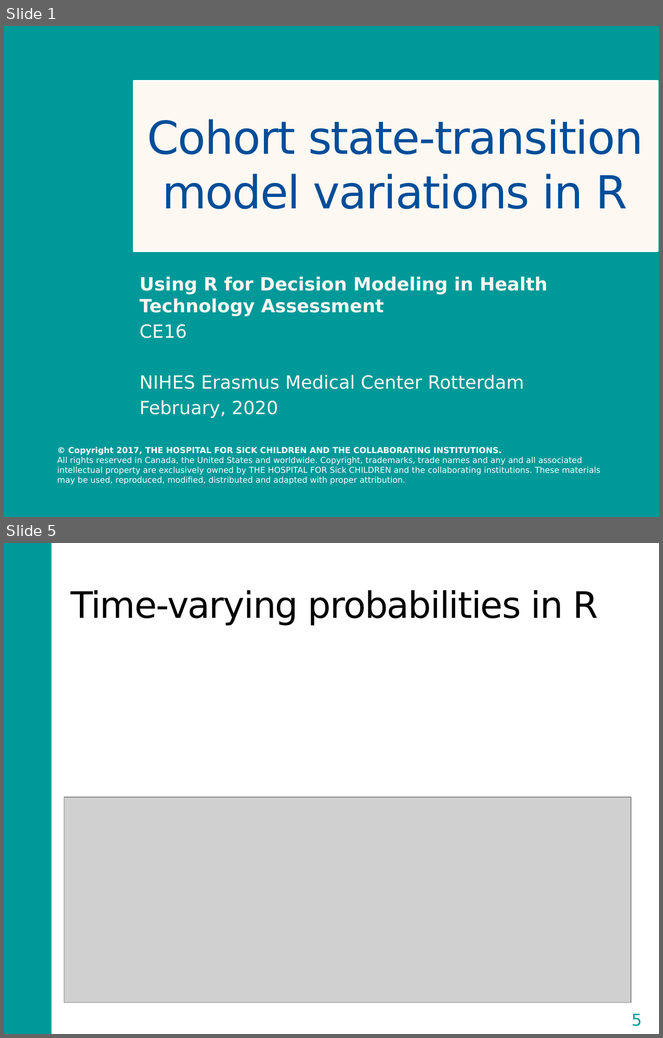
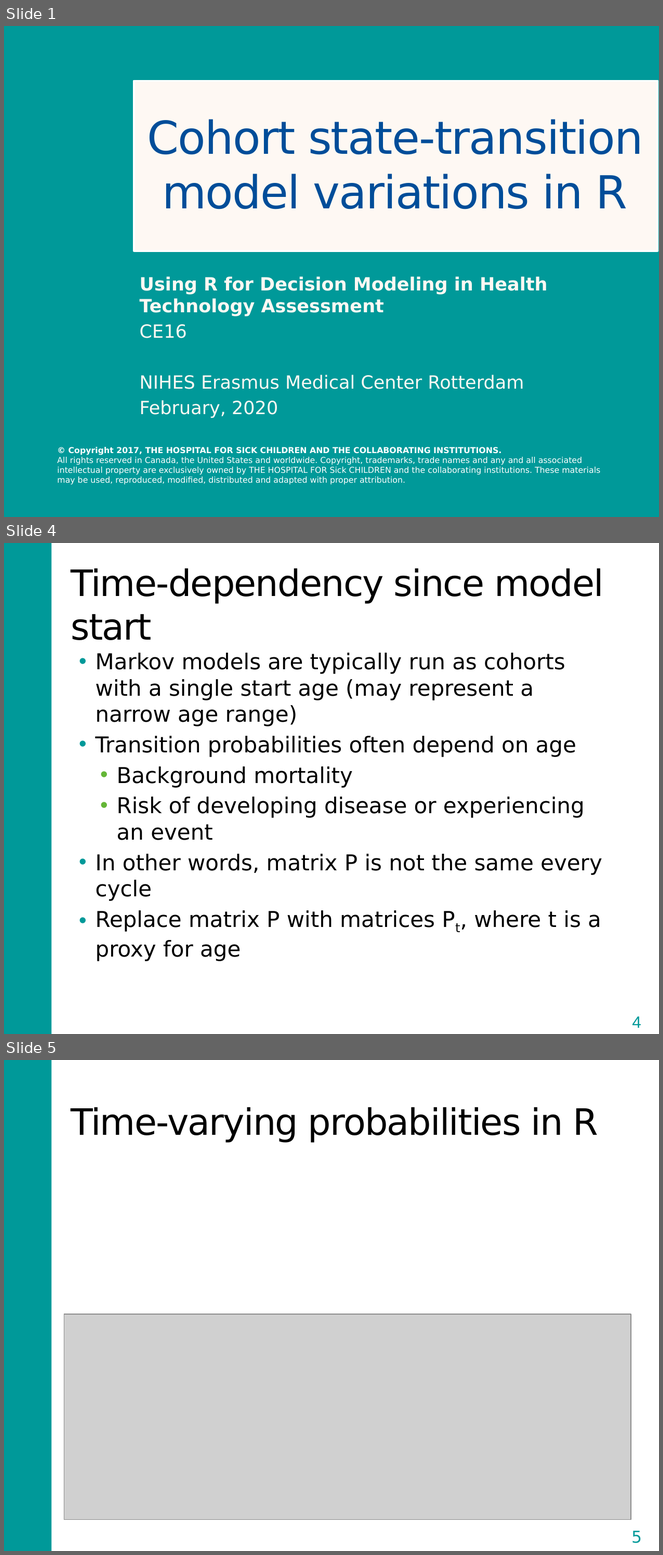
Before and after one commit to DARTH-git/Course-Modularization, a slide deck: Markov models/Slides/Markov Model Variants.pptx. Shown one above the other, each under a label of ours: slides 1 and 5 before the commit, slides 1, 4 and 5 after it; the slides between them are not shown. The pictures are 663x1038 and 663x1555 pixels, drawn with LibreOffice and Linux fonts; fonts in the diff are those of the drawing; grey boxes stand for pictures. Boxes give left, top, right and bottom in pixels: in the first picture for what was removed or moved away, otherwise in the second. Text is boxed around its words. In the diff, an @@ line names an element or a change of style, - is before the commit and + after.

```diff
--- a/Markov models/Slides/Markov Model Variants.pptx
+++ b/Markov models/Slides/Markov Model Variants.pptx
@@ slide 4 added at (4,543,659,1034), background #FFFFFF; not listed: 1 template element that a slide beside it also shows @@
@@ title added at (71,568,604,640), 40 pt, text #000000 @@
+Time-dependency since model start
@@ text added at (96,653,603,962), 24 pt, text #000000 @@
+• Markov models are typically run as cohorts with a single start age (may represent a narrow age range)
+• Transition probabilities often depend on age
+  • Background mortality
+  • Risk of developing disease or experiencing an event
+• In other words, matrix P is not the same every cycle
+• Replace matrix P with matrices Pt, where t is a proxy for age
@@ page number added at (617,1007,657,1034), outline #FFFFFF 1.5 pt, 18 pt, text #009999 @@
+4
```
Also in this commit, not shown: 4 slides changed, 4 other slides added, 2 slides removed, 43 other files.
